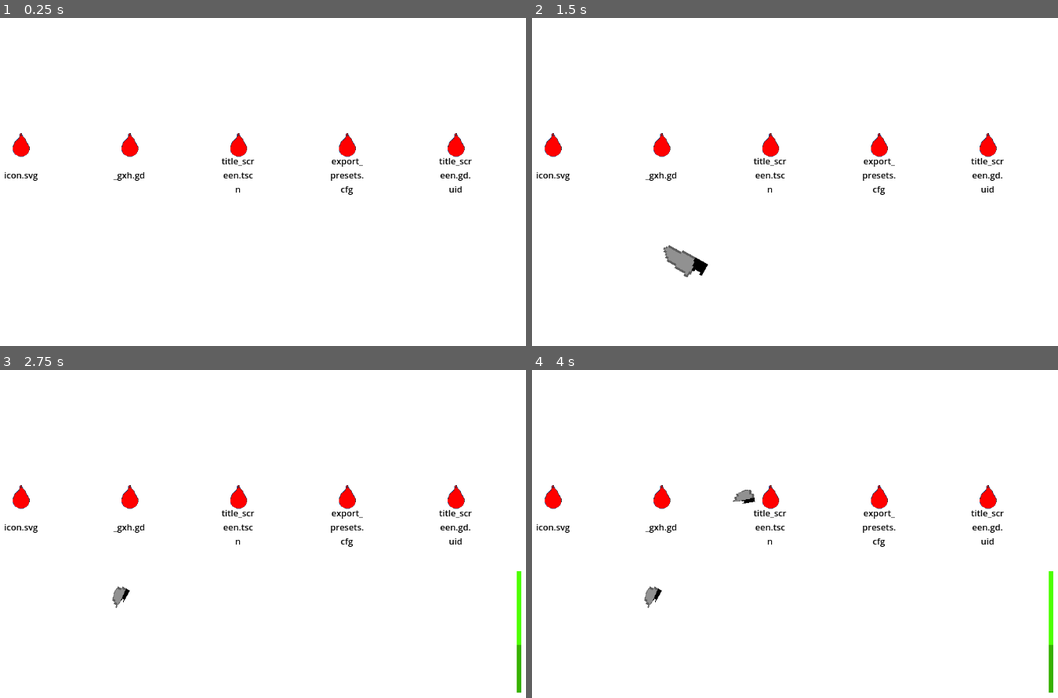
Above: before the commit, frames 1-4 (two rows, left to right).
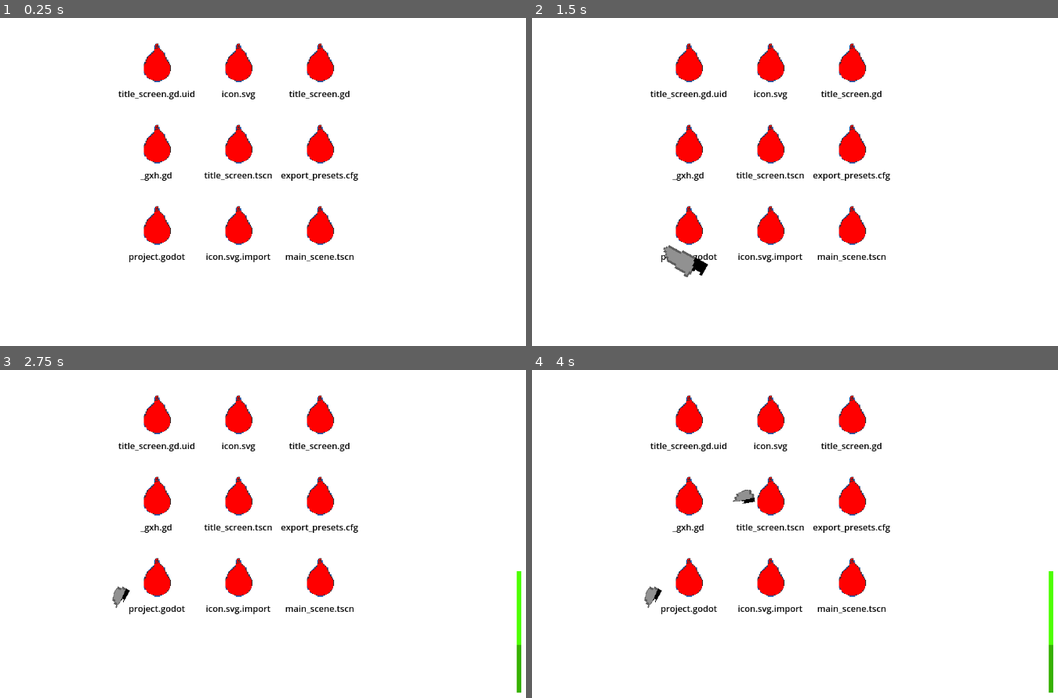
Above: after the commit, the same moments.

Repository: strawberry-p/trashian-roulette
Game: Godot game, scene res://main_scene.tscn
The game is run twice, just before and just after one commit, with the same random seed, the same clock (stepped at 60 frames per second) and the same inputs.
Inputs (mouse positions are in pixels of both pictures, inside the frame that each line leads up to):
- Up to frame 1 (0.25 s): no input
- Up to frame 2 (1.5 s): tap Enter at 0.5 s; move the mouse to (915, 175) at 0.52 s; press the mouse at (915, 175) at 0.53 s; tap Space at 1.25 s; move the mouse to (652, 211) at 1.27 s; release the mouse at (652, 211) at 1.28 s; click (652, 211) at 1.35 s
- Up to frame 3 (2.75 s): tap Enter at 2 s; move the mouse to (305, 468) at 2.02 s; press the mouse at (305, 468) at 2.03 s
- Up to frame 4 (4 s): tap Space at 2.75 s; move the mouse to (747, 616) at 2.77 s; release the mouse at (747, 616) at 2.78 s; click (747, 616) at 2.85 s; tap Enter at 3.5 s; move the mouse to (963, 599) at 3.52 s; press the mouse at (963, 599) at 3.53 s

The runs differ from the first frame. In frame 1, 5.8% of the frame differs, in the area x 0-90%, y 7-75%; in frame 2, 5.8%; in frame 3, 5.8%; in frame 4, 5.8%.

Commit message:
balloon pos, +sprites

Diff:
--- a/main_scene.tscn
+++ b/main_scene.tscn
@@ -19,7 +19,7 @@
 script = ExtResource("4_8mm7a")
 balloonObject = ExtResource("3_d5x1h")
 knifeObject = ExtResource("2_d5x1h")
-points = PackedVector2Array(-200, -100, 0, -100, 200, -100, 400, -100, -400, -100)
+points = PackedVector2Array(-150, -100, 0, -100, 150, -100, -150, -250, 0, -250, 150, -250, 0, 50, -150, 50, 150, 50)
 knifeSpawnPoint = Vector2(0, 200)
 
 [node name="bar" type="Sprite2D" parent="."]
--- a/objects/balloon.tscn
+++ b/objects/balloon.tscn
@@ -20,9 +20,6 @@
 [ext_resource type="Texture2D" uid="uid://dx6c632mp3cs7" path="res://sprites/balloon/frame_16.png" id="18_scsch"]
 [ext_resource type="Texture2D" uid="uid://ckol0jb0xlutk" path="res://sprites/balloon/frame_17.png" id="19_anwef"]
 
-[sub_resource type="CircleShape2D" id="CircleShape2D_opjno"]
-radius = 24.0
-
 [sub_resource type="Animation" id="Animation_ghshe"]
 length = 0.001
 tracks/0/type = "value"
@@ -154,6 +151,9 @@
 "speed": 20.0
 }]
 
+[sub_resource type="CircleShape2D" id="CircleShape2D_opjno"]
+radius = 24.0
+
 [sub_resource type="LabelSettings" id="LabelSettings_hbjy3"]
 font_color = Color(0, 0, 0, 1)
 
@@ -168,9 +168,6 @@
 max_contacts_reported = 10
 script = ExtResource("1_hbjy3")
 
-[node name="CollisionShape2D" type="CollisionShape2D" parent="."]
-shape = SubResource("CircleShape2D_opjno")
-
 [node name="AnimationPlayer" type="AnimationPlayer" parent="."]
 root_node = NodePath("../..")
 libraries = {
@@ -178,9 +175,15 @@
 }
 
 [node name="AnimatedSprite2D" type="AnimatedSprite2D" parent="."]
+scale = Vector2(1.6162407, 1.6162407)
 sprite_frames = SubResource("SpriteFrames_o3jxj")
 
+[node name="CollisionShape2D" type="CollisionShape2D" parent="."]
+scale = Vector2(0.8125805, 0.9750972)
+shape = SubResource("CircleShape2D_opjno")
+
 [node name="Label" type="Label" parent="."]
+custom_minimum_size = Vector2(150, 0)
 anchors_preset = 8
 anchor_left = 0.5
 anchor_top = 0.5
@@ -194,4 +197,5 @@
 grow_vertical = 2
 label_settings = SubResource("LabelSettings_hbjy3")
 horizontal_alignment = 1
+vertical_alignment = 2
 autowrap_mode = 3
Binary file added: sprites/balloon/balloon.ase
Binary file added: sprites/balloon/frame1.png
Not shown, added: sprites/balloon/frame1.png.import
Binary file added: sprites/balloon/frame10.png
Not shown, added: sprites/balloon/frame10.png.import
Binary file added: sprites/balloon/frame11.png
Not shown, added: sprites/balloon/frame11.png.import
Binary file added: sprites/balloon/frame12.png
Not shown, added: sprites/balloon/frame12.png.import
Binary file added: sprites/balloon/frame13.png
Not shown, added: sprites/balloon/frame13.png.import
Binary file added: sprites/balloon/frame14.png
(and 28 more such lines)
